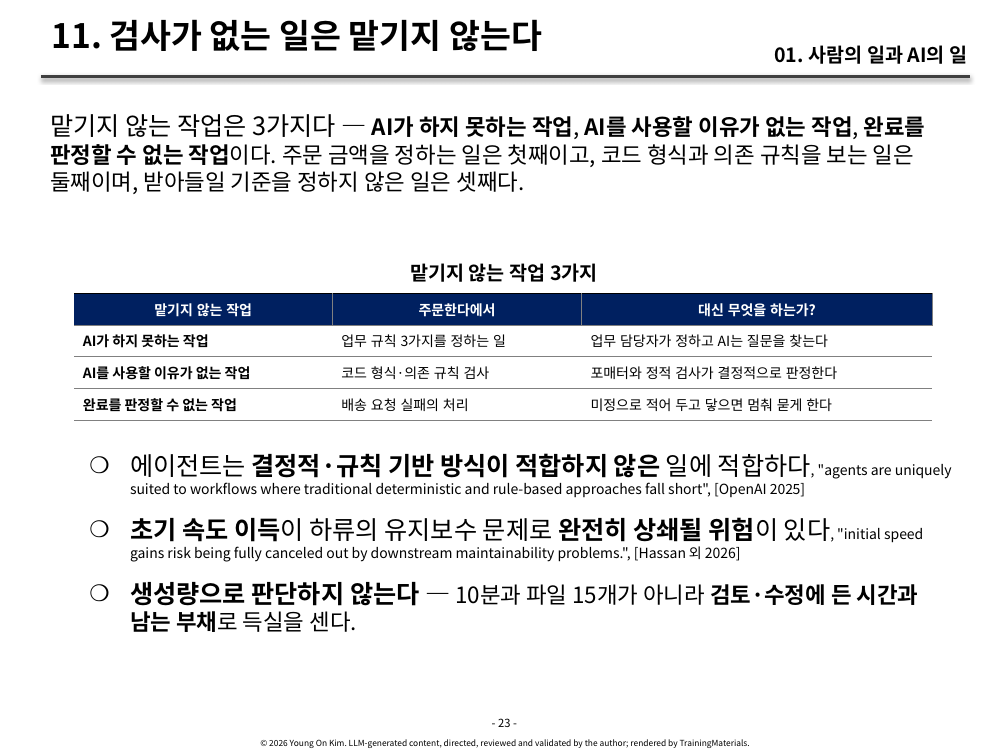
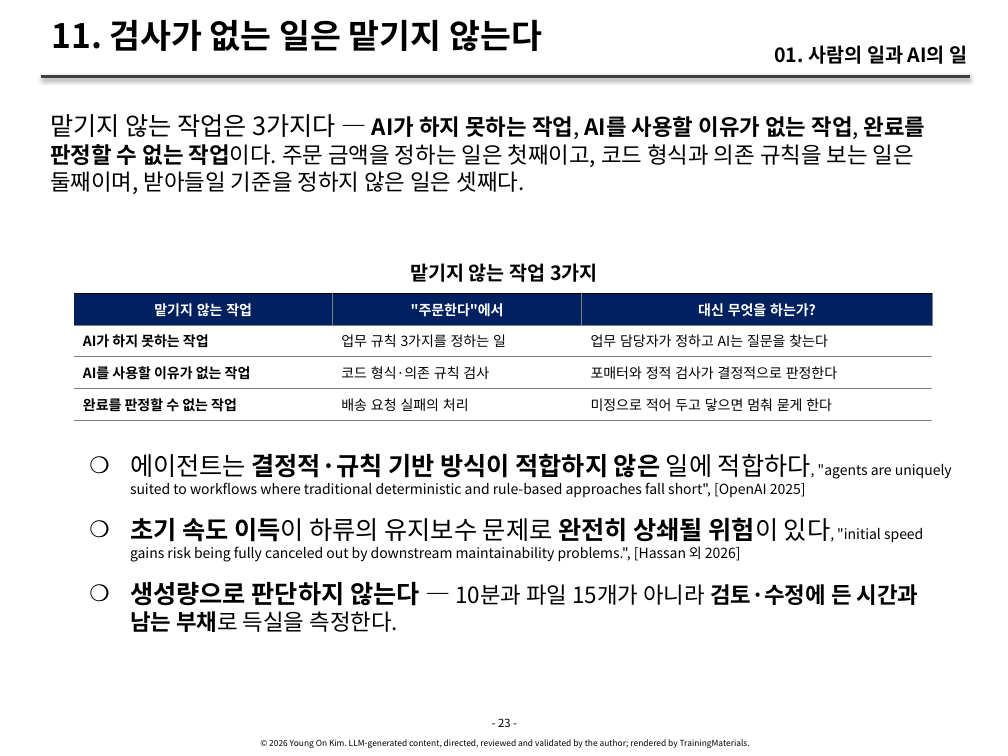
Before and after one commit to YoungSan77/TrainingMaterials, a slide deck: slide 23 of courses/ai-native/sessions/s01.pptx. Drawn at 1008x756 pixels with LibreOffice and Linux fonts; fonts in the diff are those of the drawing. Boxes give left, top, right and bottom in pixels: in the first picture for what was removed or moved away, otherwise in the second. Text is boxed around its words. In the diff, an @@ line names an element or a change of style, - is before the commit and + after.

```diff
--- a/courses/ai-native/sessions/s01.pptx
+++ b/courses/ai-native/sessions/s01.pptx
@@ table at [74, 293, 931, 420] @@
@@ row 1, column 2: "주문한다에서" to ""주문한다"에서" @@
@@ text at [130, 582, 919, 632]: text changed @@
-    ❍ 생성량으로 판단하지 않는다 — 10분과 파일 15개가 아니라 검토·수정에 든 시간과 남는 부채로 득실을 센다.
+    ❍ 생성량으로 판단하지 않는다 — 10분과 파일 15개가 아니라 검토·수정에 든 시간과 남는 부채로 득실을 측정한다.
```
Also in this commit, not shown: 7 other slides changed, 4 other files.
